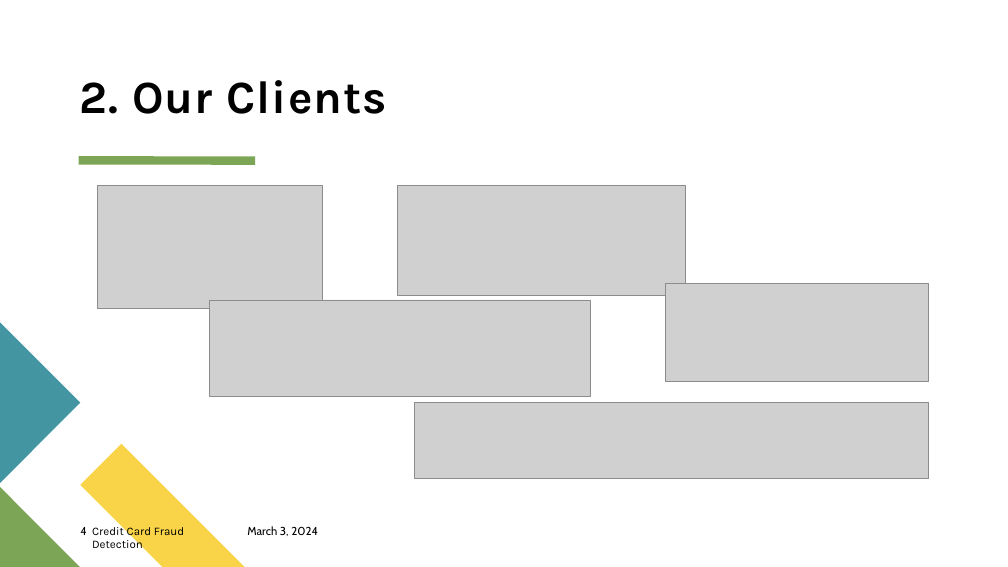
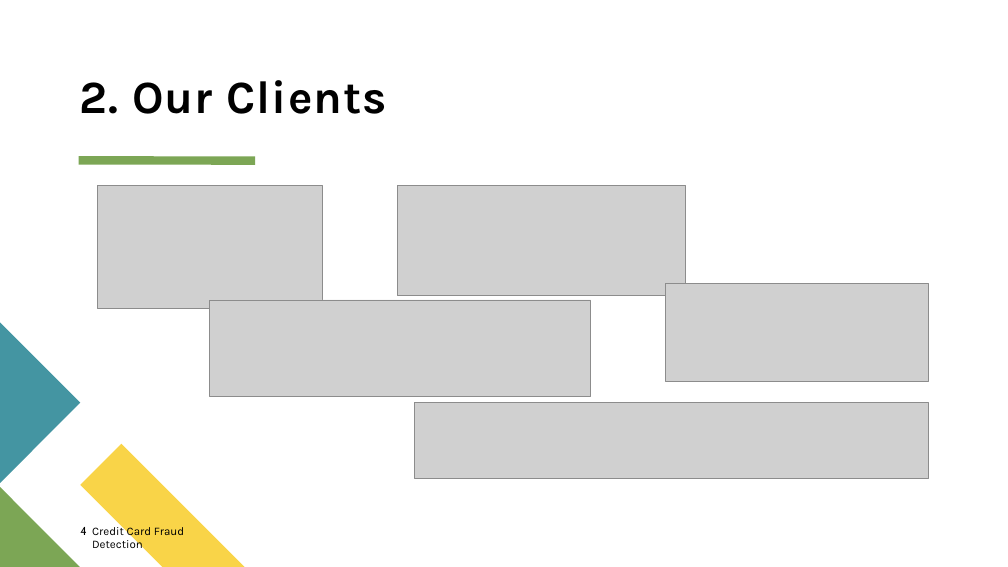
Before and after one commit to dmusili/creditcardfrauddetection, a slide deck: slide 4 of Credit Card Fraud Detection.pptx. Drawn at 1008x567 pixels with LibreOffice and Linux fonts; fonts in the diff are those of the drawing; grey boxes stand for pictures. Boxes give left, top, right and bottom in pixels: in the first picture for what was removed or moved away, otherwise in the second. Text is boxed around its words. In the diff, an @@ line names an element or a change of style, - is before the commit and + after.

```diff
--- a/Credit Card Fraud Detection.pptx
+++ b/Credit Card Fraud Detection.pptx
@@ text removed at (247,526,318,536) @@
-March 3, 2024
```
Also in this commit, not shown: 8 other slides changed.
